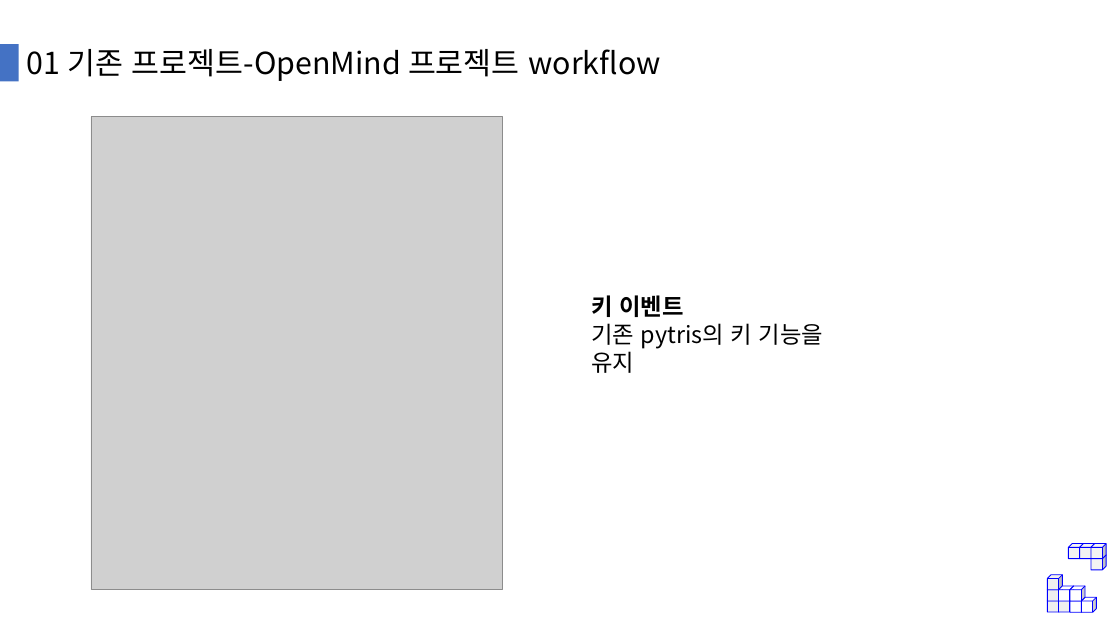
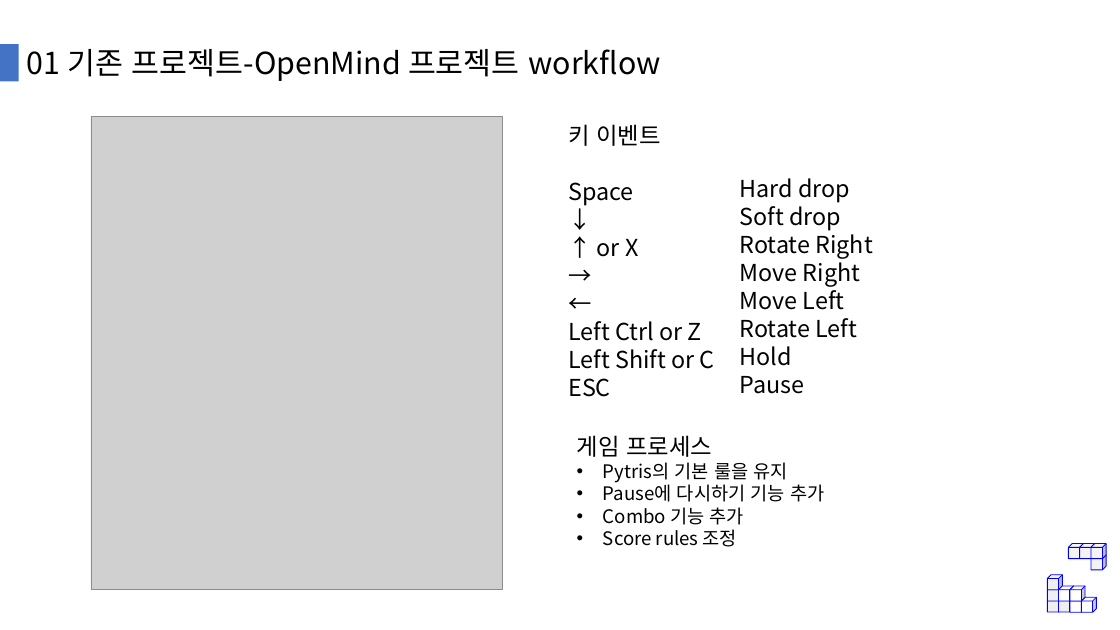
Before and after one commit to bin9841/2021-1-OSSPC-BINSU-7, a slide deck: slide 6 of Doc/제안서/제안서 발표자료_최종.pptx. Drawn at 1120x630 pixels with LibreOffice and Linux fonts; fonts in the diff are those of the drawing; grey boxes stand for pictures. Boxes give left, top, right and bottom in pixels: in the first picture for what was removed or moved away, otherwise in the second. Text is boxed around its words. In the diff, an @@ line names an element or a change of style, - is before the commit and + after.

```diff
--- a/Doc/제안서/제안서 발표자료_최종.pptx
+++ b/Doc/제안서/제안서 발표자료_최종.pptx
@@ text "키 이벤트": place and size @@
-text "키 이벤트" at box(591, 295, 823, 373)
+text "키 이벤트" at box(568, 124, 715, 397)
@@ text at box(568, 124, 660, 146): bold off in "키 이벤트" @@
@@ text added at box(739, 178, 873, 394), 20 pt, text #000000 @@
+Hard drop
+Soft drop
+Rotate Right
+Move Right
+Move Left
+Rotate Left
+Hold
+Pause
@@ text at box(568, 182, 715, 397): text changed @@
-기존 pytris의 키 기능을 유지
+Space
+↓
+↑ or X
+→
+←
+Left Ctrl or Z
+Left Shift or C
+ESC
@@ text added at box(577, 435, 824, 547), 16 pt, text #000000 @@
+게임 프로세스
+• Pytris의 기본 룰을 유지
+• Pause에 다시하기 기능 추가
+• Combo 기능 추가
+• Score rules 조정
```
Also in this commit, not shown: 1 other slide changed.
